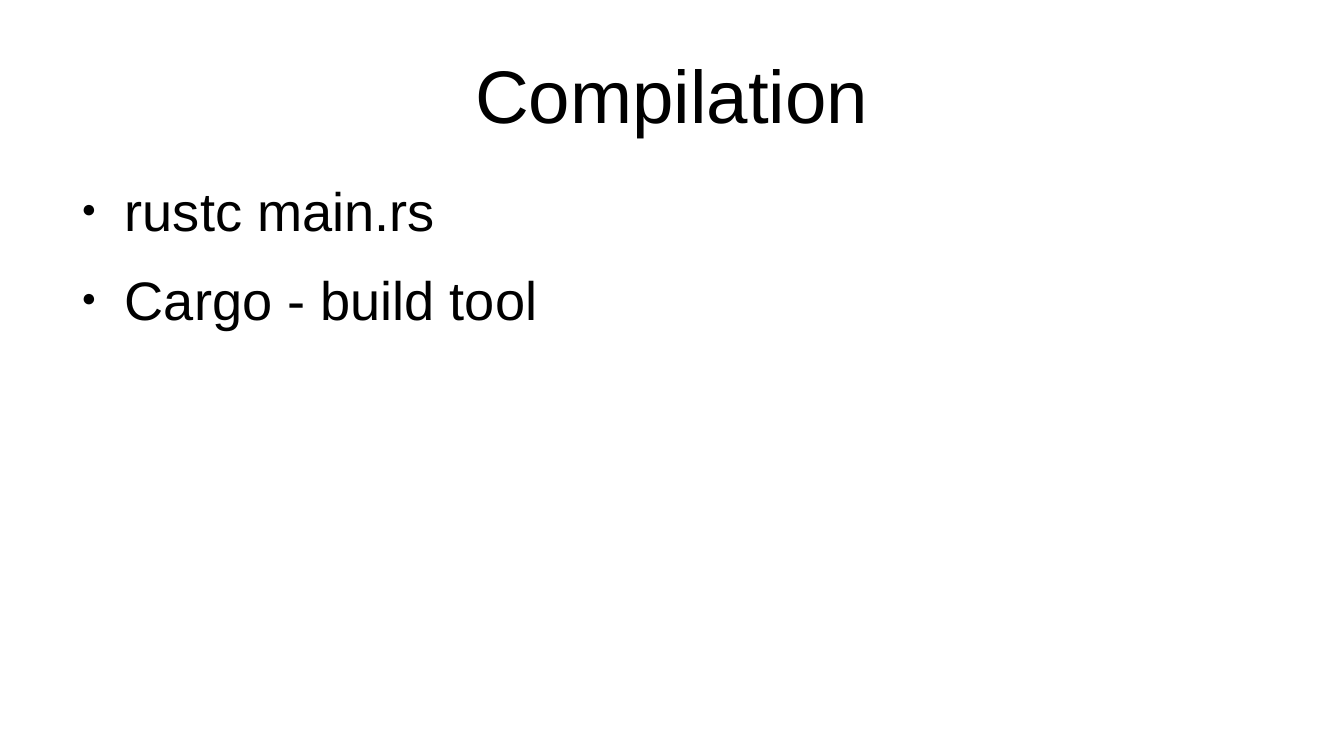
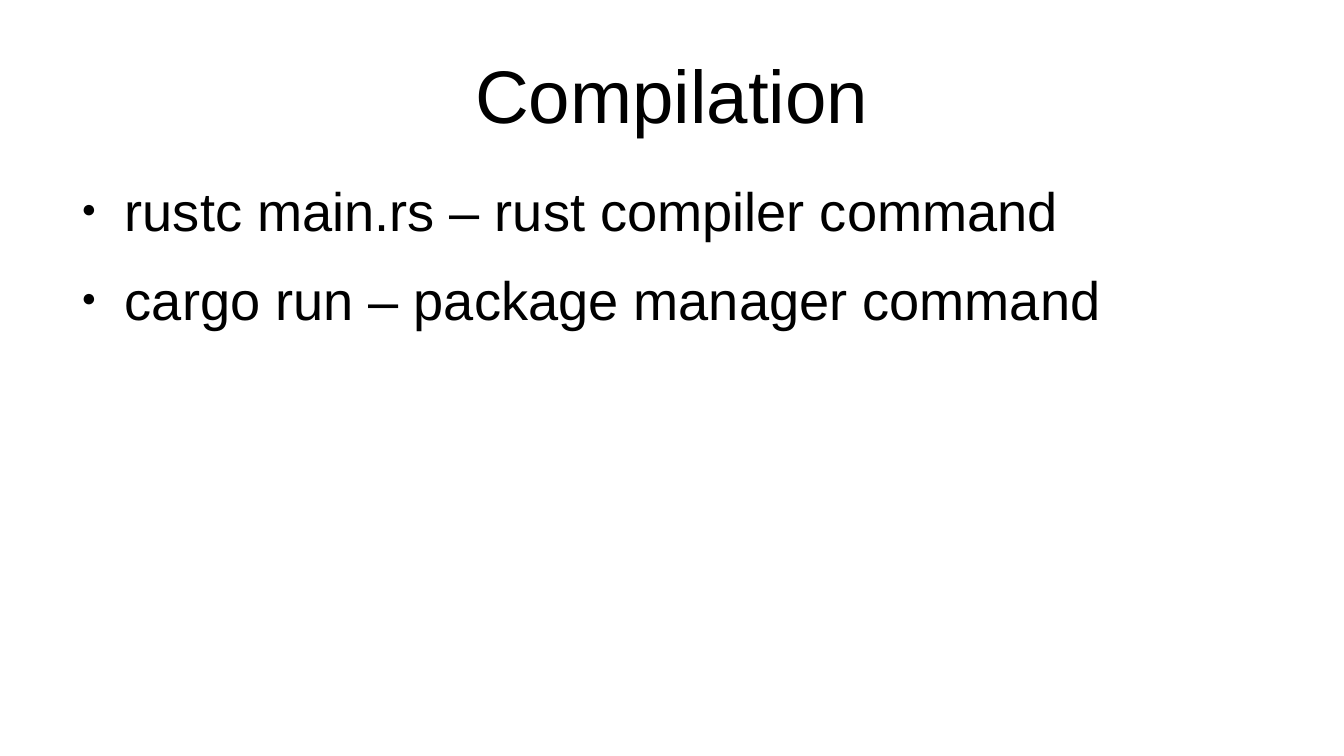
Before and after one commit to bmalecki/rust-getting-started, a slide deck: slide 7 of Rust-presentation.odp (slide 4 before the commit). Drawn at 1344x756 pixels with LibreOffice and Linux fonts; fonts in the diff are those of the drawing. Boxes give left, top, right and bottom in pixels: in the first picture for what was removed or moved away, otherwise in the second. Text is boxed around its words. In the diff, an @@ line names an element or a change of style, - is before the commit and + after.

```diff
--- a/Rust-presentation.odp
+++ b/Rust-presentation.odp
@@ text at (125,191,1100,329): text changed @@
-● rustc main.rs
-● Cargo - build tool
+● rustc main.rs – rust compiler command
+● cargo run – package manager command
```
Also in this commit, not shown: 4 other slides changed, 36 slides added, 1 slide removed, 12 other files.
